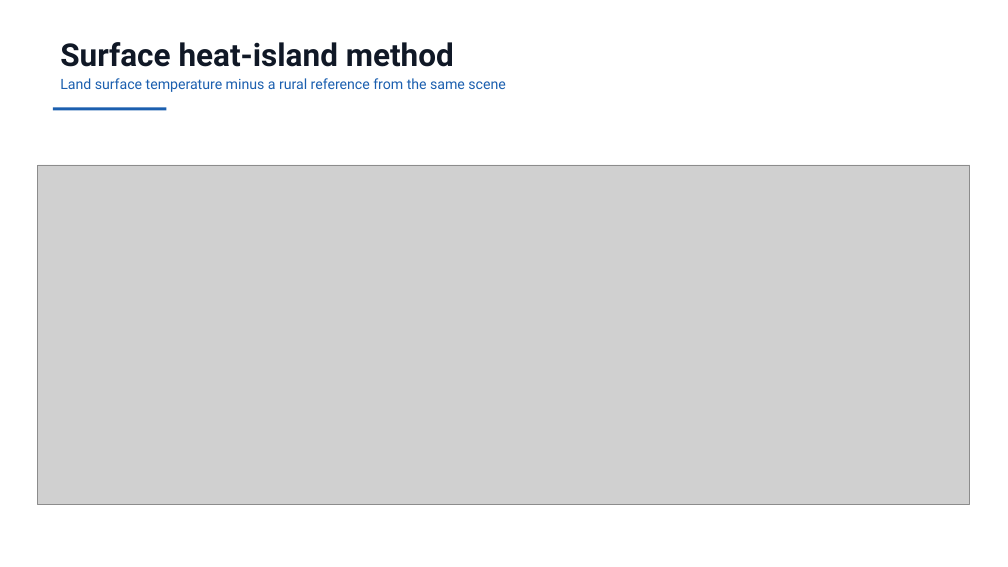
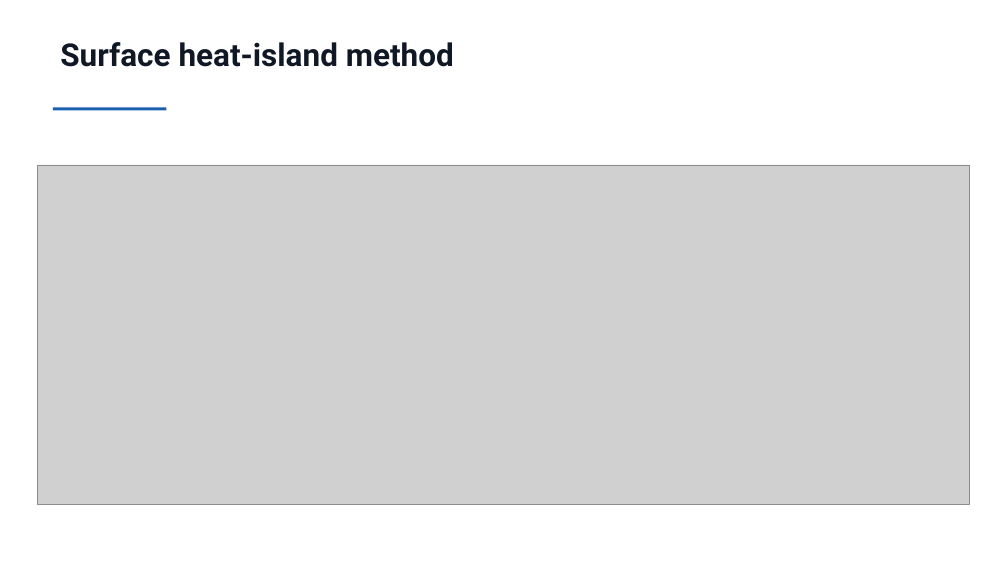
Before and after one commit to Preygle/satellite-ecomony-predection, a slide deck: slide 12 of docs/Review3_Panel_Presentation.pptx. Drawn at 1008x567 pixels with LibreOffice and Linux fonts; fonts in the diff are those of the drawing; grey boxes stand for pictures. Boxes give left, top, right and bottom in pixels: in the first picture for what was removed or moved away, otherwise in the second. Text is boxed around its words. In the diff, an @@ line names an element or a change of style, - is before the commit and + after.

```diff
--- a/docs/Review3_Panel_Presentation.pptx
+++ b/docs/Review3_Panel_Presentation.pptx
@@ text at <box>60,78,505,92</box>: paragraph removed @@
-Land surface temperature minus a rural reference from the same scene
```
Also in this commit, not shown: 10 other slides changed, 3 slides added, 3 slides removed.
